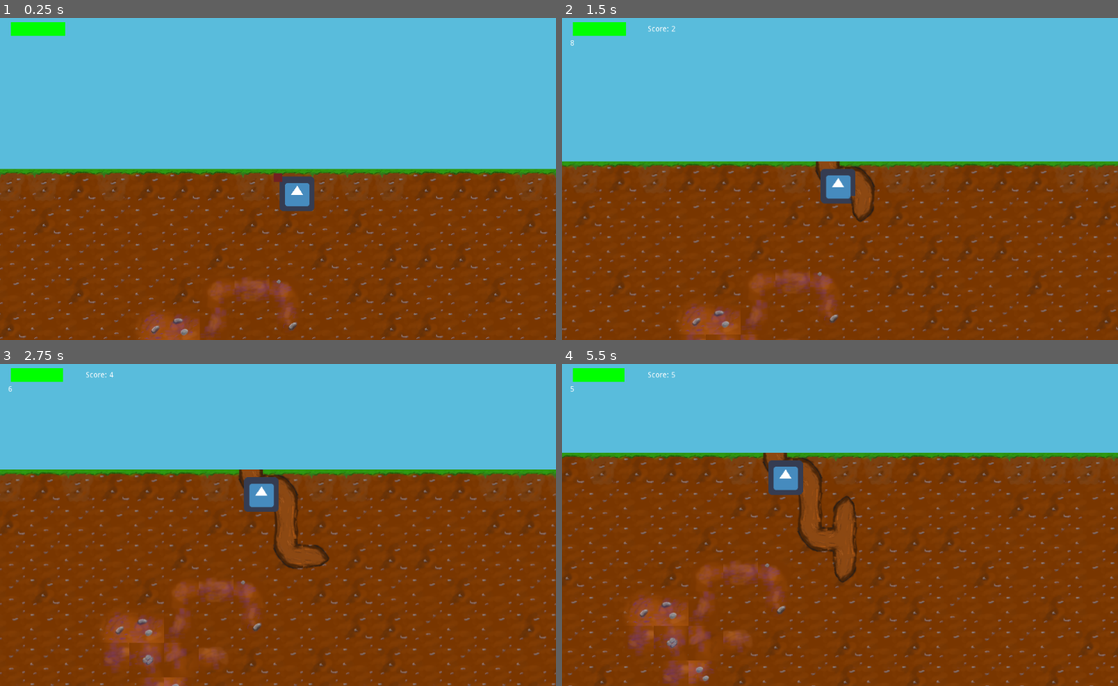
Above: before the commit, frames 1-4 (two rows, left to right).
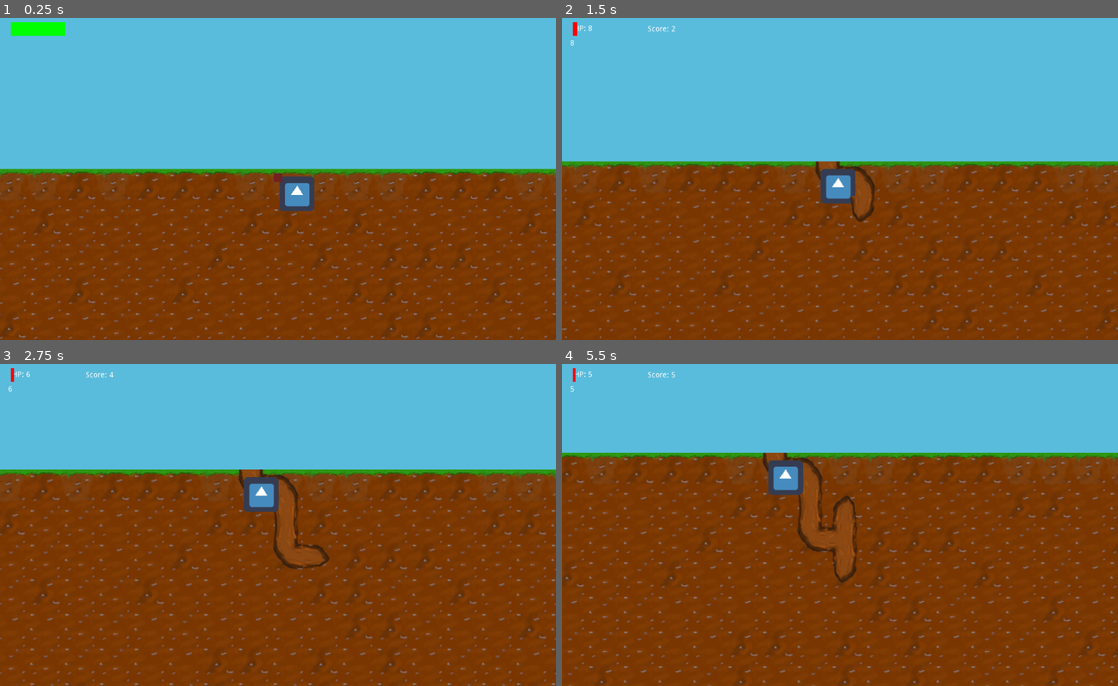
Above: after the commit, the same moments.

Repository: Sushperson/Tree-Simulator-2023
Game: Godot game, scene res://Scenes/World.tscn
Two runs of this game, one before a commit and one after it. Both use one fixed random seed, a clock stepped at 60 frames per second and the inputs below. The engine's default icon, where the game draws it, is replaced by a stand-in: a white triangle on a blue panel in a dark square.
Inputs:
- Up to frame 1 (0.25 s): no input
- Up to frame 2 (1.5 s): tap Enter at 0.5 s; hold D (right) 0.53-1.28 s; hold S (down) from 1.28 s (still down)
- Up to frame 3 (2.75 s): release S (down) at 2.03 s; hold D (right) from 2.03 s (still down)
- Up to frame 4 (5.5 s): release D (right) at 2.78 s; hold W (up) 2.78-3.53 s; hold A (left) 3.53-5.03 s; hold S (down) from 5.03 s (still down)

The runs differ from the first frame. In frame 1, 1.6% of the frame differs, in the area x 24-54%, y 80-100%; in frame 2, 2.2%; in frame 3, 3.1%; in frame 4, 3.4%, in the area x 1-41%, y 1-100%.

Commit message:
Implemented game stop at 0 hp

Diff:
--- a/Tree_sim/Scenes/World.tscn
+++ b/Tree_sim/Scenes/World.tscn
@@ -481,5 +481,4 @@
 z_index = -4
 tile_set = SubResource( 3 )
 format = 1
-
-tile_data = PoolIntArray( 262142, 1, 196623, 262143, 1, 262145, 196608, 1, 196624, 327676, 1, 0, 327677, 1, 1, 327678, 1, 262154, 262144, 1, 131076, 393212, 1, 131072, 393213, 1, 7, 393214, 1, 65546, 393215, 1, 262146, 458749, 1, 131072, 458750, 1, 131074 )
+tile_data = PoolIntArray( 262142, 2, 0, 262143, 2, 0, 196608, 2, 2, 327676, 2, 0, 327677, 2, 0, 327678, 2, 65543, 327679, 2, 6, 262144, 2, 131074, 393212, 2, 131072, 393213, 2, 7, 393214, 2, 0, 393215, 2, 0, 458749, 2, 131072, 458750, 2, 0, 458751, 2, 131074 )
--- a/Tree_sim/Scripts/HUD.gd
+++ b/Tree_sim/Scripts/HUD.gd
@@ -2,7 +2,7 @@
 
 
 # Declare member variables here.
-var hp_bar = 100
+var hp_bar = 10
 
 
 # Called when the node enters the scene tree for the first time.
--- a/Tree_sim/Scripts/World.gd
+++ b/Tree_sim/Scripts/World.gd
@@ -124,6 +124,8 @@
 
 			get_node("BG_Grid").generate_tiles(get_visible_rect())
 
+			game_over()
+
 	elif in_spiel_modus == spiel_modi.back_wurzeln:
 
 		if len(player.path) <= 1:
@@ -167,11 +169,12 @@
 func health():
 	var HUD = get_node("HUD")
 	var HpLabel = get_node("HUD/HpBar")
-	HpLabel.set_text("HP: " + str(HUD.hp_bar))
 	if HUD.hp_bar > 100:
 		HUD.hp_bar = 100
-	else:
-		HUD.hp_bar -= 1
+	HUD.hp_bar -= 1
+	HpLabel.set_text("HP: " + str(HUD.hp_bar))
+
+
 
 
 func visual_hp():
@@ -228,3 +231,9 @@
 	if tilemap.get_cell(player.pos_x, player.pos_y) == 1:
 		HUD.hp_bar += 5
 		player.remaining_current_root_tiles += 2
+
+func game_over():
+	var HUD = get_node("HUD")
+
+	if HUD.hp_bar <= 0:
+		get_node("Tick_clock").stop()
